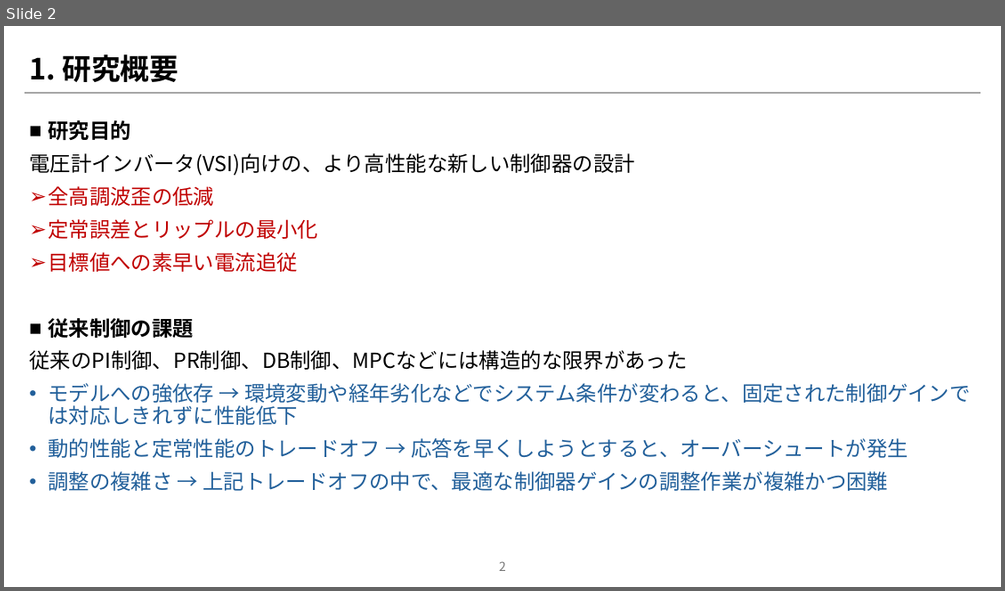
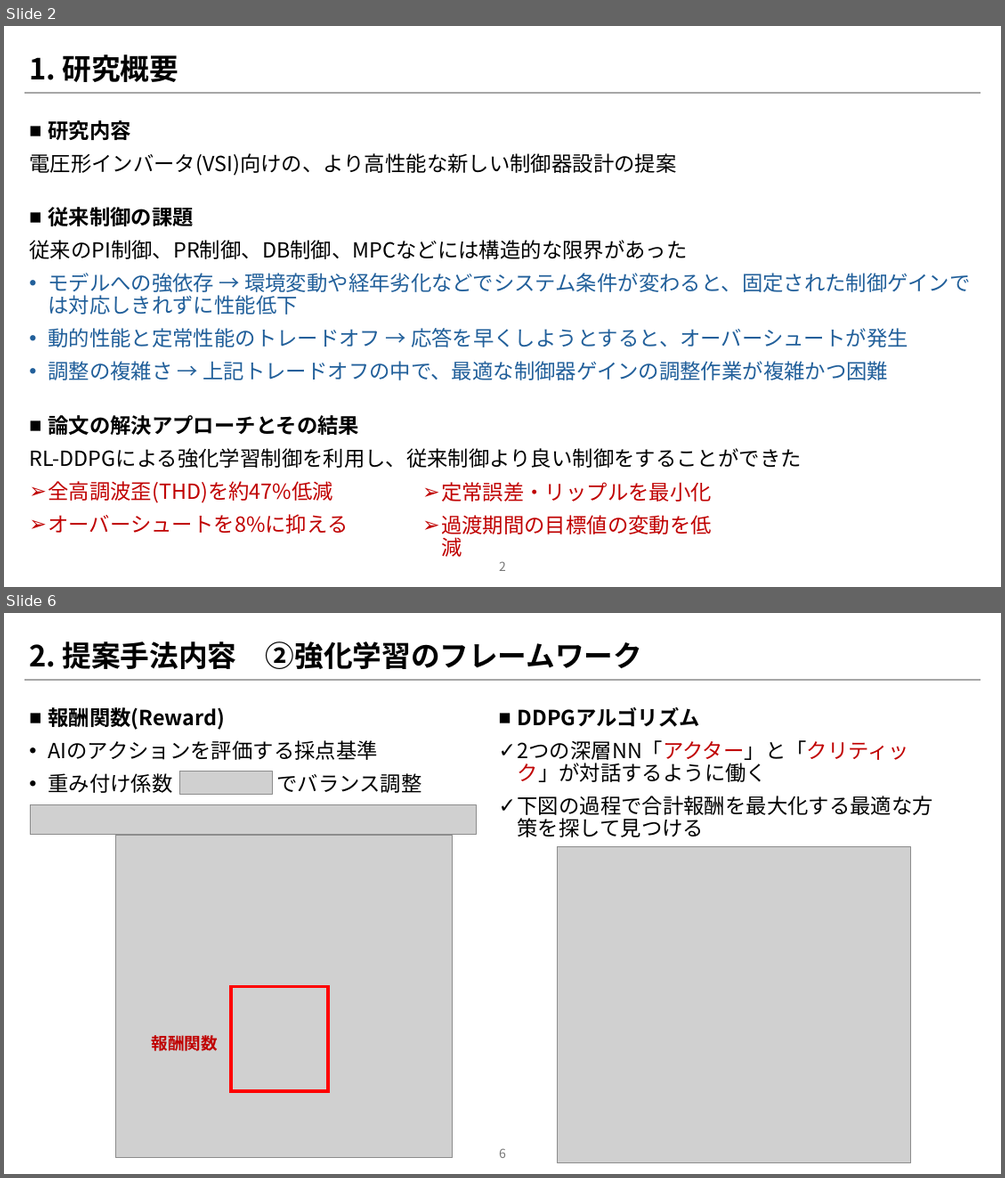
Before and after one commit to NamelessKingOfTheAbyss/TreatiseSearch, a slide deck: Design_of_Controller_for_three-phase_Grid-Connected_Inverter_Using_Reinforcement_Learning/論文紹介パワポ.pptx. Shown one above the other, each under a label of ours: slide 2 before the commit, slides 2 and 6 after it; the slides between them are not shown. The pictures are 1005x591 and 1005x1178 pixels, drawn with LibreOffice and Linux fonts; fonts in the diff are those of the drawing; grey boxes stand for pictures. Boxes give left, top, right and bottom in pixels: in the first picture for what was removed or moved away, otherwise in the second. Text is boxed around its words. In the diff, an @@ line names an element or a change of style, - is before the commit and + after.

Commit message:
新しいプレゼンテーション資料「論文紹介パワポ.pptx」を追加

```diff
--- a/Design_of_Controller_for_three-phase_Grid-Connected_Inverter_Using_Reinforcement_Learning/論文紹介パワポ.pptx
+++ b/Design_of_Controller_for_three-phase_Grid-Connected_Inverter_Using_Reinforcement_Learning/論文紹介パワポ.pptx
@@ slide 6 added at (4, 613, 1001, 1174), background #FFFFFF; not listed: 1 template element that a slide beside it also shows @@
@@ title added at (29, 641, 642, 669), 28 pt, text #000000, bold @@
+2. 提案手法内容 ②強化学習のフレームワーク
@@ text added at (48, 707, 422, 793), 20 pt, text #000000 @@
+■ 報酬関数(Reward)
+• AIのアクションを評価する採点基準
+• 重み付け係数 でバランス調整
@@ text added at (518, 707, 933, 837), 20 pt, text #000000 @@
+■ DDPGアルゴリズム
+✓ 2つの深層NN「アクター」と「クリティック」が対話するように働く
+✓ 下図の過程で合計報酬を最大化する最適な方策を探して見つける
@@ picture added at (179, 771, 273, 795) @@
@@ picture added at (30, 804, 477, 835) @@
@@ picture added at (115, 835, 452, 1158) @@
@@ picture added at (558, 847, 911, 1163) @@
@@ rectangle added at (231, 986, 328, 1091), outline #FF0000 3 pt @@
@@ text added at (152, 1032, 218, 1054), 16 pt, text #C00000, bold @@
+報酬関数
@@ page number added at (499, 1148, 506, 1158), 12 pt, text #797979 @@
+6
@@ slide 2 changed as well @@
@@ text at (29, 120, 676, 176): text changed @@
-■ 研究目的
-電圧計インバータ(VSI)向けの、より高性能な新しい制御器の設計
-➢ 全高調波歪の低減
-➢ 定常誤差とリップルの最小化
-➢ 目標値への素早い電流追従
+■ 研究内容
+電圧形インバータ(VSI)向けの、より高性能な新しい制御器設計の提案
@@ text at (29, 415, 801, 533): paragraphs added @@
+■ 論文の解決アプローチとその結果
+RL-DDPGによる強化学習制御を利用し、従来制御より良い制御をすることができた
+➢ 全高調波歪(THD)を約47%低減
+➢ オーバーシュートを8%に抑える
@@ text added at (441, 482, 712, 556), 20 pt, text #C00000 @@
+➢ 定常誤差・リップルを最小化
+➢ 過渡期間の目標値の変動を低減
```
Also in this commit, not shown: 1 other slide changed, 5 other slides added, 2 slides removed.
